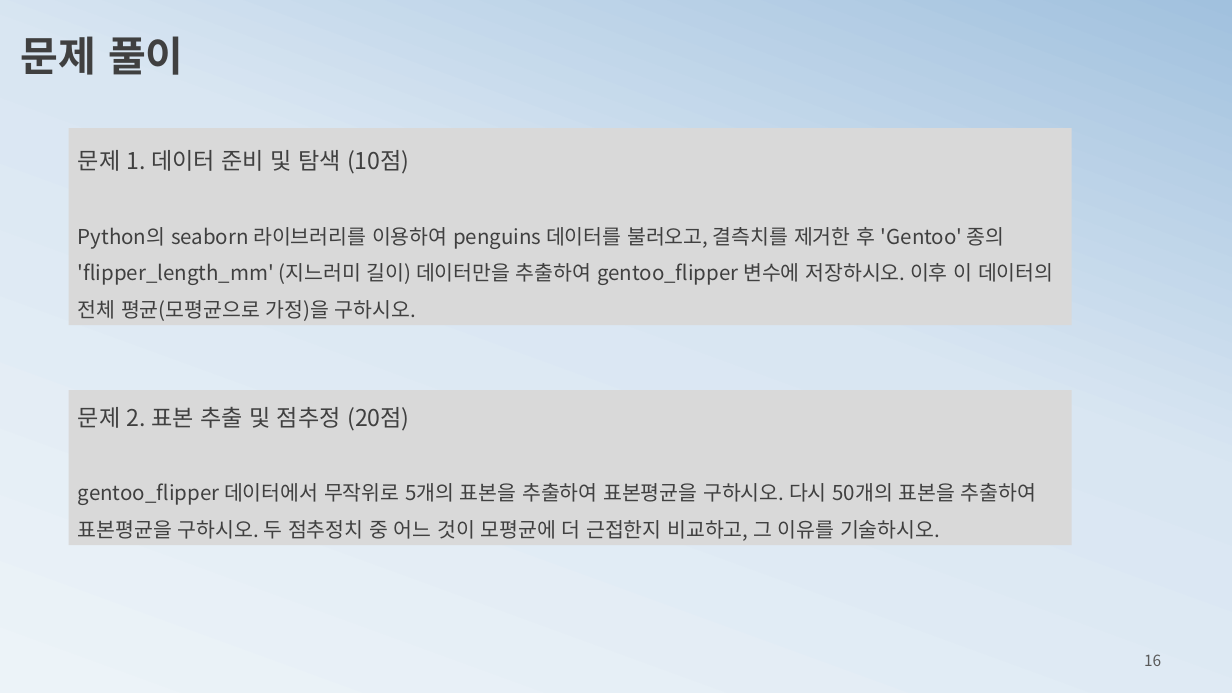
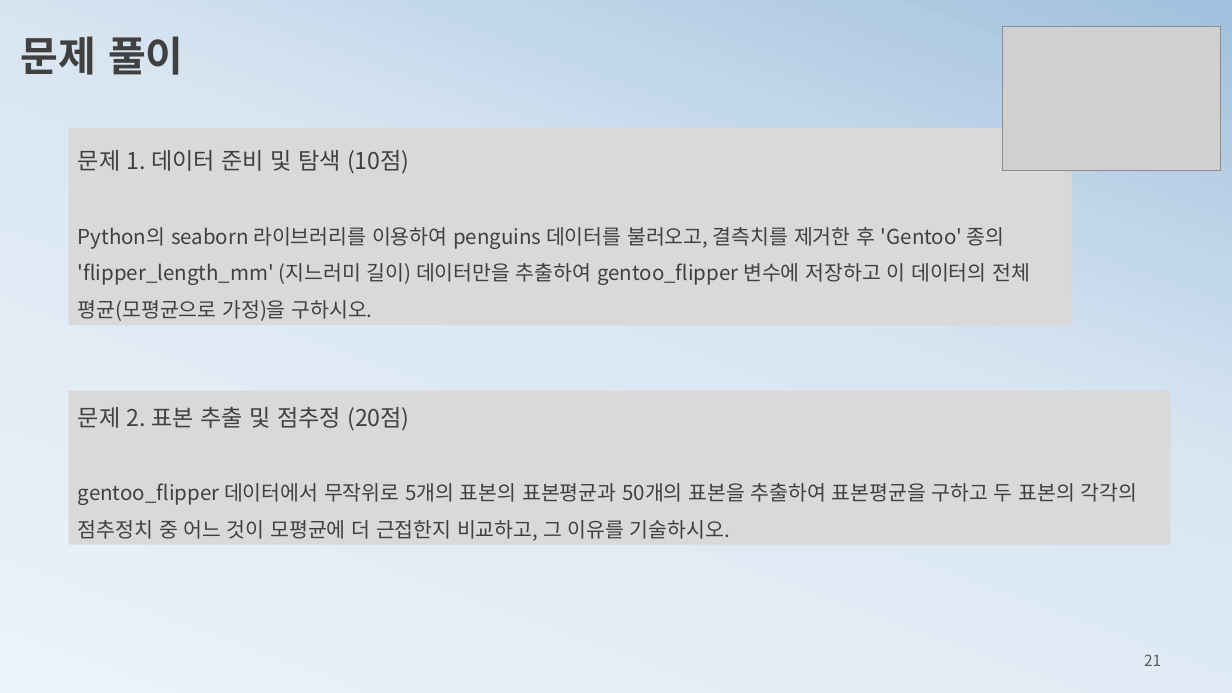
Before and after one commit to ancestor9/mathematics-for-machine-learning, a slide deck: slide 21 of 4_Estimation.pptx (slide 16 before the commit). Drawn at 1232x693 pixels with LibreOffice and Linux fonts; fonts in the diff are those of the drawing; grey boxes stand for pictures. Boxes give left, top, right and bottom in pixels: in the first picture for what was removed or moved away, otherwise in the second. Text is boxed around its words. In the diff, an @@ line names an element or a change of style, - is before the commit and + after.

```diff
--- a/4_Estimation.pptx
+++ b/4_Estimation.pptx
@@ picture added at (x1=1003, y1=27, x2=1220, y2=171) @@
@@ text in rectangle at (x1=78, y1=227, x2=1030, y2=321): text changed @@
-Python의 seaborn 라이브러리를 이용하여 penguins 데이터를 불러오고, 결측치를 제거한 후 'Gentoo' 종의 'flipper_length_mm' (지느러미 길이) 데이터만을 추출하여 gentoo_flipper 변수에 저장하시오. 이후 이 데이터의 전체 평균(모평균으로 가정)을 구하시오.
+Python의 seaborn 라이브러리를 이용하여 penguins 데이터를 불러오고, 결측치를 제거한 후 'Gentoo' 종의 'flipper_length_mm' (지느러미 길이) 데이터만을 추출하여 gentoo_flipper 변수에 저장하고 이 데이터의 전체 평균(모평균으로 가정)을 구하시오.
@@ rectangle "문제 2. 표본 추출 및 ..." resized from (x1=68, y1=390, x2=1071, y2=545) to (x1=68, y1=391, x2=1170, y2=544) @@
@@ text in rectangle at (x1=78, y1=483, x2=1138, y2=541): text changed @@
-gentoo_flipper 데이터에서 무작위로 5개의 표본을 추출하여 표본평균을 구하시오. 다시 50개의 표본을 추출하여 표본평균을 구하시오. 두 점추정치 중 어느 것이 모평균에 더 근접한지 비교하고, 그 이유를 기술하시오.
+gentoo_flipper 데이터에서 무작위로 5개의 표본의 표본평균과 50개의 표본을 추출하여 표본평균을 구하고 두 표본의 각각의 점추정치 중 어느 것이 모평균에 더 근접한지 비교하고, 그 이유를 기술하시오.
@@ page number at (x1=1144, y1=654, x2=1161, y2=666): text changed @@
-16
+21
```
Also in this commit, not shown: 8 other slides changed, 11 slides added, 7 slides removed.
